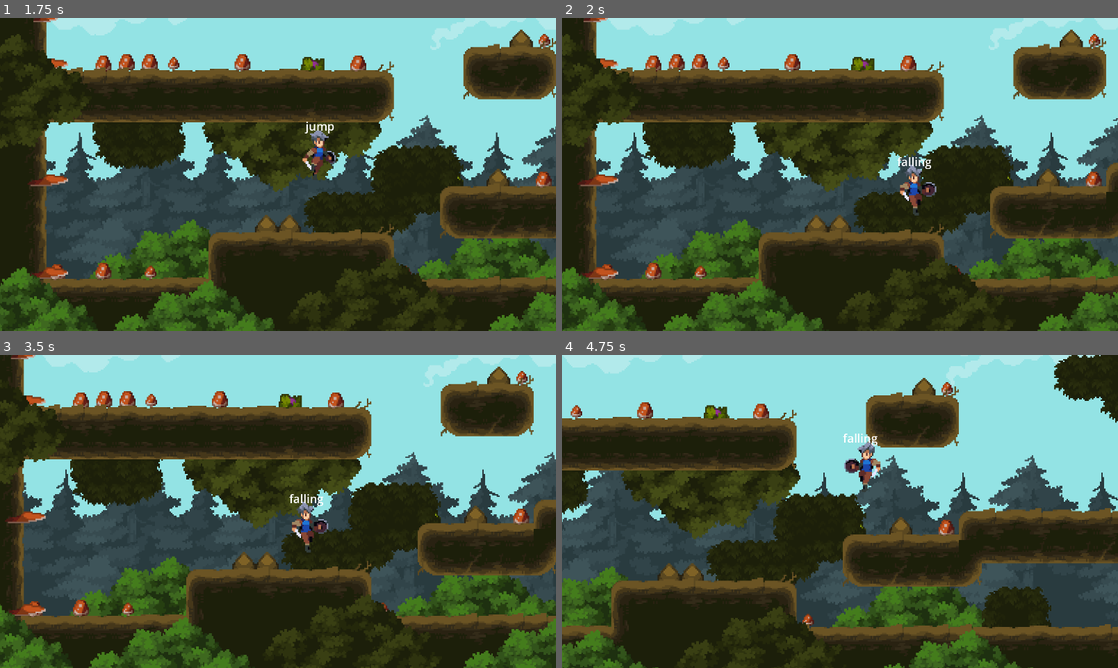
Above: before the commit, frames 1-4 (two rows, left to right).
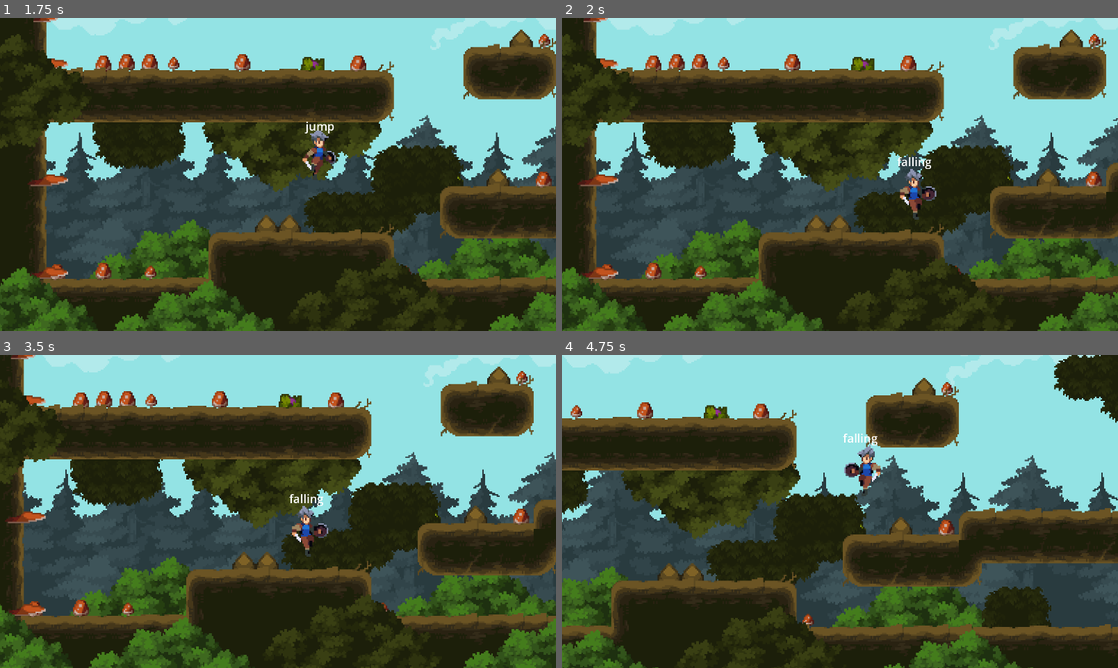
Above: after the commit, the same moments.

Repository: SKYDESTROY/lengend_of_knight
Game: Godot game, scene res://world.tscn
Two runs of this game, one before a commit and one after it. Both use one fixed random seed, a clock stepped at 60 frames per second and the inputs below.
Inputs:
- Up to frame 1 (1.75 s): hold Right (move_right) from 0.53 s (still down); tap Space (jump) at 0.77, 1.52 s
- Up to frame 2 (2 s): keep holding Right (move_right)
- Up to frame 3 (3.5 s): release Right (move_right) at 2.03 s; hold Left (move_left) 2.03-2.78 s; hold Right (move_right) from 2.78 s (still down); tap Space (jump) at 3.02 s
- Up to frame 4 (4.75 s): tap Space (jump) at 3.77, 4.52 s; release Right (move_right) at 4.28 s; hold Left (move_left) from 4.28 s (still down)

Frame 1 is identical in both runs. In frame 2, 0.5% of the frame differs, in the area x 60-68%, y 46-65%; in frame 3, 0.5%; in frame 4, 0.5%, in the area x 50-58%, y 27-46%.

Commit message:
新增滑墙状态

Diff:
--- a/player.gd
+++ b/player.gd
@@ -1,3 +1,5 @@
+#animationplayer.deterministic:没有关键帧的轨道默认使用reset轨道，避免动画轨道数量不同的影响
+
 extends CharacterBody2D
 
 enum  State {
@@ -5,7 +7,8 @@
 	Running,
 	Jump,
 	Falling,
-	Landing
+	Landing,
+	Wallsliding
 }
 #利用地面状态判断腾空跳
 const groundstates := [State.Idle,State.Running,State.Landing]
@@ -23,9 +26,14 @@
 @onready var jumprequsttimer: Timer = $jumprequsttimer
 #预输入悬崖腾空跳跃，离开悬崖短时间仍可跳跃
 @onready var airjumptimer: Timer = $airjumptimer
+#动画flip_h被爬墙动画占用，借用父节点的scale模拟flip_h进行翻转动画
+@onready var graphics: Node2D = $graphics
 
-@onready var sprite_2d: Sprite2D = $Sprite2D
 @onready var animation_player: AnimationPlayer = $AnimationPlayer
+#手部脚部检测器
+@onready var handcheck: RayCast2D = $graphics/handcheck
+@onready var footcheck: RayCast2D = $graphics/footcheck
+
 
 func _unhandled_input(event: InputEvent) -> void:
 	if event.is_action_pressed("jump"):
@@ -50,6 +58,11 @@
 			move(defaultgravity,delta)
 		State.Landing:
 			pass
+		State.Wallsliding:
+			#缓慢滑墙
+			move(defaultgravity/3,delta)
+			#根据墙面法线翻转滑墙动画
+			graphics.scale.x = -get_wall_normal().x
 	isfirsttick = false
 
 func move(gravity:float,delta: float)	:
@@ -62,7 +75,7 @@
 
 	#贴图跟随状态翻转
 	if not is_zero_approx(direction):
-		sprite_2d.flip_h = direction < 0
+		graphics.scale.x = -1 if direction < 0 else +1
 	move_and_slide()
 
 
@@ -94,9 +107,19 @@
 					return State.Landing
 				else :
 					return State.Running
+			#不仅在墙上，手部脚部也需要触墙
+			if is_on_wall() and handcheck.is_colliding() and footcheck.is_colliding():
+				return State.Wallsliding
 		State.Landing:
+			if not isstill:
+				return State.Running
 			if not animation_player.is_playing():
 				return State.Idle
+		State.Wallsliding:
+			if is_on_floor():
+				return State.Idle
+			if not is_on_wall():
+				return State.Falling
 
 	return state
 
@@ -114,6 +137,7 @@
 		State.Jump:
 			animation_player.play("jump")
 			$statedebug.text=str("jump")
+
 			velocity.y = JUMP_VELOCITY
 			airjumptimer.stop()
 			jumprequsttimer.stop()
@@ -125,4 +149,9 @@
 		State.Landing:
 			animation_player.play("landing")
 			$statedebug.text=str("landing")
+		State.Wallsliding:
+			#重置重力影响，触墙无初速度
+			velocity.y = 0
+			animation_player.play("wallsliding")
+			$statedebug.text=str("wallsliding")
 	isfirsttick =true
--- a/player.tscn
+++ b/player.tscn
@@ -1,59 +1,22 @@
-[gd_scene load_steps=12 format=3 uid="uid://bt7ndu4u47x2y"]
+[gd_scene load_steps=14 format=3 uid="uid://bt7ndu4u47x2y"]
 
 [ext_resource type="Texture2D" uid="uid://cuxbcd3oyu4cy" path="res://resource/char_blue_1.png" id="1_4flbx"]
 [ext_resource type="Script" uid="uid://cbidnvopow6jg" path="res://player.gd" id="1_onrkg"]
+[ext_resource type="Texture2D" uid="uid://b2e3h4lfhaijb" path="res://resource/char_blue_2.png" id="2_i3pqv"]
 [ext_resource type="Script" uid="uid://dymrtu3adkkg7" path="res://statemachine.gd" id="3_i3pqv"]
 
 [sub_resource type="RectangleShape2D" id="RectangleShape2D_onrkg"]
 size = Vector2(10, 31)
-
-[sub_resource type="Animation" id="Animation_hqtel"]
-length = 0.001
-tracks/0/type = "value"
-tracks/0/imported = false
-tracks/0/enabled = true
-tracks/0/path = NodePath("Sprite2D:region_rect")
-tracks/0/interp = 1
-tracks/0/loop_wrap = true
-tracks/0/keys = {
-"times": PackedFloat32Array(0),
-"transitions": PackedFloat32Array(1),
-"update": 0,
-"values": [Rect2(0, 0, 336, 56)]
-}
-tracks/1/type = "value"
-tracks/1/imported = false
-tracks/1/enabled = true
-tracks/1/path = NodePath("Sprite2D:hframes")
-tracks/1/interp = 1
-tracks/1/loop_wrap = true
-tracks/1/keys = {
-"times": PackedFloat32Array(0),
-"transitions": PackedFloat32Array(1),
-"update": 1,
-"values": [6]
-}
-tracks/2/type = "value"
-tracks/2/imported = false
-tracks/2/enabled = true
-tracks/2/path = NodePath("Sprite2D:frame")
-tracks/2/interp = 1
-tracks/2/loop_wrap = true
-tracks/2/keys = {
-"times": PackedFloat32Array(0),
-"transitions": PackedFloat32Array(1),
-"update": 1,
-"values": [0]
-}
 
 [sub_resource type="Animation" id="Animation_2hs0m"]
 resource_name = "falling"
 length = 0.4
+loop_mode = 1
 step = 0.1
 tracks/0/type = "value"
 tracks/0/imported = false
 tracks/0/enabled = true
-tracks/0/path = NodePath("Sprite2D:region_rect")
+tracks/0/path = NodePath("graphics/Sprite2D:region_rect")
 tracks/0/interp = 1
 tracks/0/loop_wrap = true
 tracks/0/keys = {
@@ -65,7 +28,7 @@
 tracks/1/type = "value"
 tracks/1/imported = false
 tracks/1/enabled = true
-tracks/1/path = NodePath("Sprite2D:hframes")
+tracks/1/path = NodePath("graphics/Sprite2D:hframes")
 tracks/1/interp = 1
 tracks/1/loop_wrap = true
 tracks/1/keys = {
@@ -77,7 +40,7 @@
 tracks/2/type = "value"
 tracks/2/imported = false
 tracks/2/enabled = true
-tracks/2/path = NodePath("Sprite2D:frame")
+tracks/2/path = NodePath("graphics/Sprite2D:frame")
 tracks/2/interp = 1
 tracks/2/loop_wrap = true
 tracks/2/keys = {
@@ -85,6 +48,30 @@
 "transitions": PackedFloat32Array(1, 1, 1, 1),
 "update": 1,
 "values": [0, 1, 2, 3]
+}
+tracks/3/type = "value"
+tracks/3/imported = false
+tracks/3/enabled = true
+tracks/3/path = NodePath("graphics/Sprite2D:texture")
+tracks/3/interp = 1
+tracks/3/loop_wrap = true
+tracks/3/keys = {
+"times": PackedFloat32Array(0),
+"transitions": PackedFloat32Array(1),
+"update": 1,
+"values": [ExtResource("1_4flbx")]
+}
+tracks/4/type = "value"
+tracks/4/imported = false
+tracks/4/enabled = true
+tracks/4/path = NodePath("graphics/Sprite2D:position")
+tracks/4/interp = 1
+tracks/4/loop_wrap = true
+tracks/4/keys = {
+"times": PackedFloat32Array(0),
+"transitions": PackedFloat32Array(1),
+"update": 0,
+"values": [Vector2(0, -25)]
 }
 
 [sub_resource type="Animation" id="Animation_i3pqv"]
@@ -95,7 +82,7 @@
 tracks/0/type = "value"
 tracks/0/imported = false
 tracks/0/enabled = true
-tracks/0/path = NodePath("Sprite2D:region_rect")
+tracks/0/path = NodePath("graphics/Sprite2D:region_rect")
 tracks/0/interp = 1
 tracks/0/loop_wrap = true
 tracks/0/keys = {
@@ -107,7 +94,7 @@
 tracks/1/type = "value"
 tracks/1/imported = false
 tracks/1/enabled = true
-tracks/1/path = NodePath("Sprite2D:hframes")
+tracks/1/path = NodePath("graphics/Sprite2D:hframes")
 tracks/1/interp = 1
 tracks/1/loop_wrap = true
 tracks/1/keys = {
@@ -119,7 +106,7 @@
 tracks/2/type = "value"
 tracks/2/imported = false
 tracks/2/enabled = true
-tracks/2/path = NodePath("Sprite2D:frame")
+tracks/2/path = NodePath("graphics/Sprite2D:frame")
 tracks/2/interp = 1
 tracks/2/loop_wrap = true
 tracks/2/keys = {
@@ -127,6 +114,18 @@
 "transitions": PackedFloat32Array(1, 1, 1, 1, 1, 1),
 "update": 1,
 "values": [0, 1, 2, 3, 4, 5]
+}
+tracks/3/type = "value"
+tracks/3/imported = false
+tracks/3/enabled = true
+tracks/3/path = NodePath("graphics/Sprite2D:texture")
+tracks/3/interp = 1
+tracks/3/loop_wrap = true
+tracks/3/keys = {
+"times": PackedFloat32Array(0),
+"transitions": PackedFloat32Array(1),
+"update": 1,
+"values": [ExtResource("1_4flbx")]
 }
 
 [sub_resource type="Animation" id="Animation_4flbx"]
@@ -137,7 +136,7 @@
 tracks/0/type = "value"
 tracks/0/imported = false
 tracks/0/enabled = true
-tracks/0/path = NodePath("Sprite2D:region_rect")
+tracks/0/path = NodePath("graphics/Sprite2D:region_rect")
 tracks/0/interp = 1
 tracks/0/loop_wrap = true
 tracks/0/keys = {
@@ -149,7 +148,7 @@
 tracks/1/type = "value"
 tracks/1/imported = false
 tracks/1/enabled = true
-tracks/1/path = NodePath("Sprite2D:hframes")
+tracks/1/path = NodePath("graphics/Sprite2D:hframes")
 tracks/1/interp = 1
 tracks/1/loop_wrap = true
 tracks/1/keys = {
@@ -161,7 +160,7 @@
 tracks/2/type = "value"
 tracks/2/imported = false
 tracks/2/enabled = true
-tracks/2/path = NodePath("Sprite2D:frame")
+tracks/2/path = NodePath("graphics/Sprite2D:frame")
 tracks/2/interp = 1
 tracks/2/loop_wrap = true
 tracks/2/keys = {
@@ -170,15 +169,27 @@
 "update": 1,
 "values": [0, 1, 2, 3]
 }
+tracks/3/type = "value"
+tracks/3/imported = false
+tracks/3/enabled = true
+tracks/3/path = NodePath("graphics/Sprite2D:texture")
+tracks/3/interp = 1
+tracks/3/loop_wrap = true
+tracks/3/keys = {
+"times": PackedFloat32Array(0),
+"transitions": PackedFloat32Array(1),
+"update": 1,
+"values": [ExtResource("1_4flbx")]
+}
 
 [sub_resource type="Animation" id="Animation_onrkg"]
 resource_name = "landing"
-length = 0.25
+length = 0.2
 step = 0.05
 tracks/0/type = "value"
 tracks/0/imported = false
 tracks/0/enabled = true
-tracks/0/path = NodePath("Sprite2D:region_rect")
+tracks/0/path = NodePath("graphics/Sprite2D:region_rect")
 tracks/0/interp = 1
 tracks/0/loop_wrap = true
 tracks/0/keys = {
@@ -190,7 +201,7 @@
 tracks/1/type = "value"
 tracks/1/imported = false
 tracks/1/enabled = true
-tracks/1/path = NodePath("Sprite2D:hframes")
+tracks/1/path = NodePath("graphics/Sprite2D:hframes")
 tracks/1/interp = 1
 tracks/1/loop_wrap = true
 tracks/1/keys = {
@@ -202,14 +213,26 @@
 tracks/2/type = "value"
 tracks/2/imported = false
 tracks/2/enabled = true
-tracks/2/path = NodePath("Sprite2D:frame")
-tracks/2/interp = 1
-tracks/2/loop_wrap = true
-tracks/2/keys = {
-"times": PackedFloat32Array(0, 0.05, 0.15),
-"transitions": PackedFloat32Array(1, 1, 1),
-"update": 1,
-"values": [0, 1, 2]
+tracks/2/path = NodePath("graphics/Sprite2D:frame")
+tracks/2/interp = 1
+tracks/2/loop_wrap = true
+tracks/2/keys = {
+"times": PackedFloat32Array(0, 0.1),
+"transitions": PackedFloat32Array(1, 1),
+"update": 1,
+"values": [1, 2]
+}
+tracks/3/type = "value"
+tracks/3/imported = false
+tracks/3/enabled = true
+tracks/3/path = NodePath("graphics/Sprite2D:texture")
+tracks/3/interp = 1
+tracks/3/loop_wrap = true
+tracks/3/keys = {
+"times": PackedFloat32Array(0),
+"transitions": PackedFloat32Array(1),
+"update": 1,
+"values": [ExtResource("1_4flbx")]
 }
 
 [sub_resource type="Animation" id="Animation_sweqy"]
@@ -220,7 +243,7 @@
 tracks/0/type = "value"
 tracks/0/imported = false
 tracks/0/enabled = true
-tracks/0/path = NodePath("Sprite2D:region_rect")
+tracks/0/path = NodePath("graphics/Sprite2D:region_rect")
 tracks/0/interp = 1
 tracks/0/loop_wrap = true
 tracks/0/keys = {
@@ -232,7 +255,7 @@
 tracks/1/type = "value"
 tracks/1/imported = false
 tracks/1/enabled = true
-tracks/1/path = NodePath("Sprite2D:hframes")
+tracks/1/path = NodePath("graphics/Sprite2D:hframes")
 tracks/1/interp = 1
 tracks/1/loop_wrap = true
 tracks/1/keys = {
@@ -244,7 +267,7 @@
 tracks/2/type = "value"
 tracks/2/imported = false
 tracks/2/enabled = true
-tracks/2/path = NodePath("Sprite2D:frame")
+tracks/2/path = NodePath("graphics/Sprite2D:frame")
 tracks/2/interp = 1
 tracks/2/loop_wrap = true
 tracks/2/keys = {
@@ -252,6 +275,147 @@
 "transitions": PackedFloat32Array(1, 1, 1, 1, 1, 1, 1, 1),
 "update": 1,
 "values": [0, 1, 2, 3, 4, 5, 6, 7]
+}
+tracks/3/type = "value"
+tracks/3/imported = false
+tracks/3/enabled = true
+tracks/3/path = NodePath("graphics/Sprite2D:texture")
+tracks/3/interp = 1
+tracks/3/loop_wrap = true
+tracks/3/keys = {
+"times": PackedFloat32Array(0),
+"transitions": PackedFloat32Array(1),
+"update": 1,
+"values": [ExtResource("1_4flbx")]
+}
+
+[sub_resource type="Animation" id="Animation_1jxqw"]
+resource_name = "wallsliding"
+length = 0.4
+loop_mode = 1
+step = 0.1
+tracks/0/type = "value"
+tracks/0/imported = false
+tracks/0/enabled = true
+tracks/0/path = NodePath("graphics/Sprite2D:region_rect")
+tracks/0/interp = 1
+tracks/0/loop_wrap = true
+tracks/0/keys = {
+"times": PackedFloat32Array(0),
+"transitions": PackedFloat32Array(1),
+"update": 0,
+"values": [Rect2(0, 168, 224, 56)]
+}
+tracks/1/type = "value"
+tracks/1/imported = false
+tracks/1/enabled = true
+tracks/1/path = NodePath("graphics/Sprite2D:hframes")
+tracks/1/interp = 1
+tracks/1/loop_wrap = true
+tracks/1/keys = {
+"times": PackedFloat32Array(0),
+"transitions": PackedFloat32Array(1),
+"update": 1,
+"values": [4]
+}
+tracks/2/type = "value"
+tracks/2/imported = false
+tracks/2/enabled = true
+tracks/2/path = NodePath("graphics/Sprite2D:frame")
+tracks/2/interp = 1
+tracks/2/loop_wrap = true
+tracks/2/keys = {
+"times": PackedFloat32Array(0, 0.099999994, 0.19999999, 0.3),
+"transitions": PackedFloat32Array(1, 1, 1, 1),
+"update": 1,
+"values": [0, 1, 2, 3]
+}
+tracks/3/type = "value"
+tracks/3/imported = false
+tracks/3/enabled = true
+tracks/3/path = NodePath("graphics/Sprite2D:position")
+tracks/3/interp = 1
+tracks/3/loop_wrap = true
+tracks/3/keys = {
+"times": PackedFloat32Array(0),
+"transitions": PackedFloat32Array(1),
+"update": 0,
+"values": [Vector2(-7, -25)]
+}
+tracks/4/type = "value"
+tracks/4/imported = false
+tracks/4/enabled = true
+tracks/4/path = NodePath("graphics/Sprite2D:texture")
+tracks/4/interp = 1
+tracks/4/loop_wrap = true
+tracks/4/keys = {
+"times": PackedFloat32Array(0),
+"transitions": PackedFloat32Array(1),
+"update": 1,
+"values": [ExtResource("2_i3pqv")]
+}
+
+[sub_resource type="Animation" id="Animation_hqtel"]
+length = 0.001
+tracks/0/type = "value"
+tracks/0/imported = false
+tracks/0/enabled = true
+tracks/0/path = NodePath("graphics/Sprite2D:texture")
+tracks/0/interp = 1
+tracks/0/loop_wrap = true
+tracks/0/keys = {
+"times": PackedFloat32Array(0),
+"transitions": PackedFloat32Array(1),
+"update": 1,
+"values": [ExtResource("1_4flbx")]
+}
+tracks/1/type = "value"
+tracks/1/imported = false
+tracks/1/enabled = true
+tracks/1/path = NodePath("graphics/Sprite2D:position")
+tracks/1/interp = 1
+tracks/1/loop_wrap = true
+tracks/1/keys = {
+"times": PackedFloat32Array(0),
+"transitions": PackedFloat32Array(1),
+"update": 0,
+"values": [Vector2(0, -28)]
+}
+tracks/2/type = "value"
+tracks/2/imported = false
+tracks/2/enabled = true
+tracks/2/path = NodePath("graphics/Sprite2D:hframes")
+tracks/2/interp = 1
+tracks/2/loop_wrap = true
+tracks/2/keys = {
+"times": PackedFloat32Array(0),
+"transitions": PackedFloat32Array(1),
+"update": 1,
+"values": [6]
+}
+tracks/3/type = "value"
+tracks/3/imported = false
+tracks/3/enabled = true
+tracks/3/path = NodePath("graphics/Sprite2D:frame")
+tracks/3/interp = 1
+tracks/3/loop_wrap = true
+tracks/3/keys = {
+"times": PackedFloat32Array(0),
+"transitions": PackedFloat32Array(1),
+"update": 1,
+"values": [0]
+}
+tracks/4/type = "value"
+tracks/4/imported = false
+tracks/4/enabled = true
+tracks/4/path = NodePath("graphics/Sprite2D:region_rect")
+tracks/4/interp = 1
+tracks/4/loop_wrap = true
+tracks/4/keys = {
+"times": PackedFloat32Array(0),
+"transitions": PackedFloat32Array(1),
+"update": 0,
+"values": [Rect2(0, 0, 336, 56)]
 }
 
 [sub_resource type="AnimationLibrary" id="AnimationLibrary_2hs0m"]
@@ -261,24 +425,36 @@
 &"idle": SubResource("Animation_i3pqv"),
 &"jump": SubResource("Animation_4flbx"),
 &"landing": SubResource("Animation_onrkg"),
-&"running": SubResource("Animation_sweqy")
+&"running": SubResource("Animation_sweqy"),
+&"wallsliding": SubResource("Animation_1jxqw")
 }
 
 [node name="Player" type="CharacterBody2D"]
 script = ExtResource("1_onrkg")
 
-[node name="Sprite2D" type="Sprite2D" parent="."]
+[node name="graphics" type="Node2D" parent="."]
+
+[node name="Sprite2D" type="Sprite2D" parent="graphics"]
 position = Vector2(0, -28)
 texture = ExtResource("1_4flbx")
 hframes = 6
 region_enabled = true
 region_rect = Rect2(0, 0, 336, 56)
 
+[node name="handcheck" type="RayCast2D" parent="graphics"]
+position = Vector2(0, -27)
+target_position = Vector2(6, 0)
+
+[node name="footcheck" type="RayCast2D" parent="graphics"]
+position = Vector2(0, -3)
+target_position = Vector2(6, 0)
+
 [node name="CollisionShape2D" type="CollisionShape2D" parent="."]
 position = Vector2(0, -15.5)
 shape = SubResource("RectangleShape2D_onrkg")
 
 [node name="AnimationPlayer" type="AnimationPlayer" parent="."]
+deterministic = true
 libraries = {
 &"": SubResource("AnimationLibrary_2hs0m")
 }
Binary file added: resource/char_blue_2.png
Not shown, added: resource/char_blue_2.png.import
